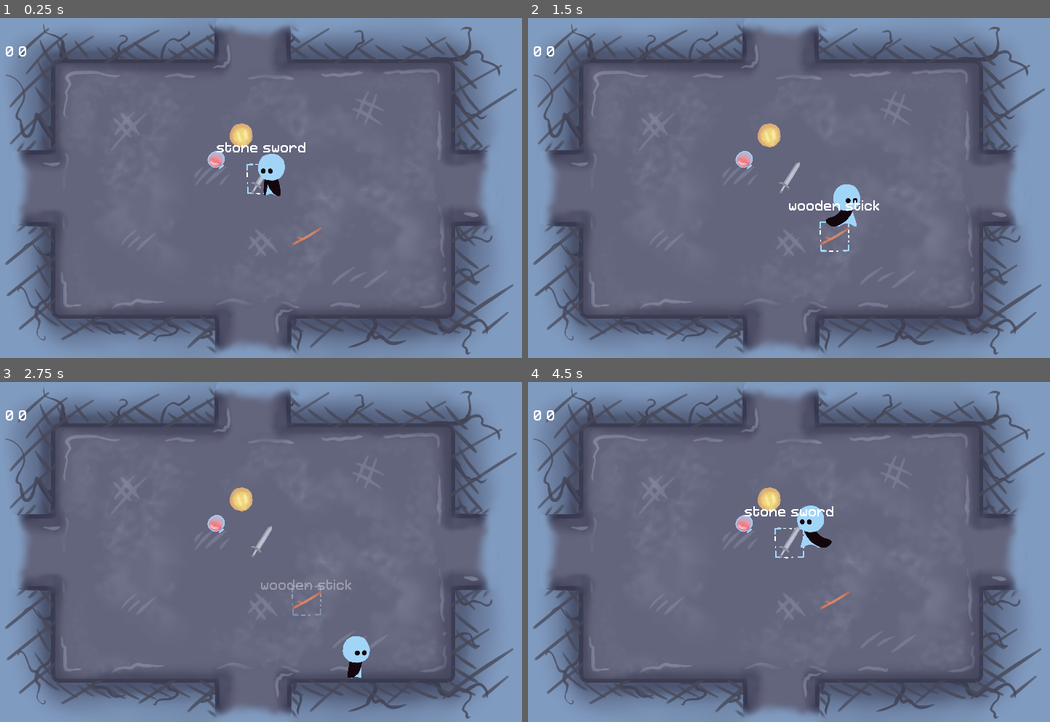
Above: before the commit, frames 1-4 (two rows, left to right).
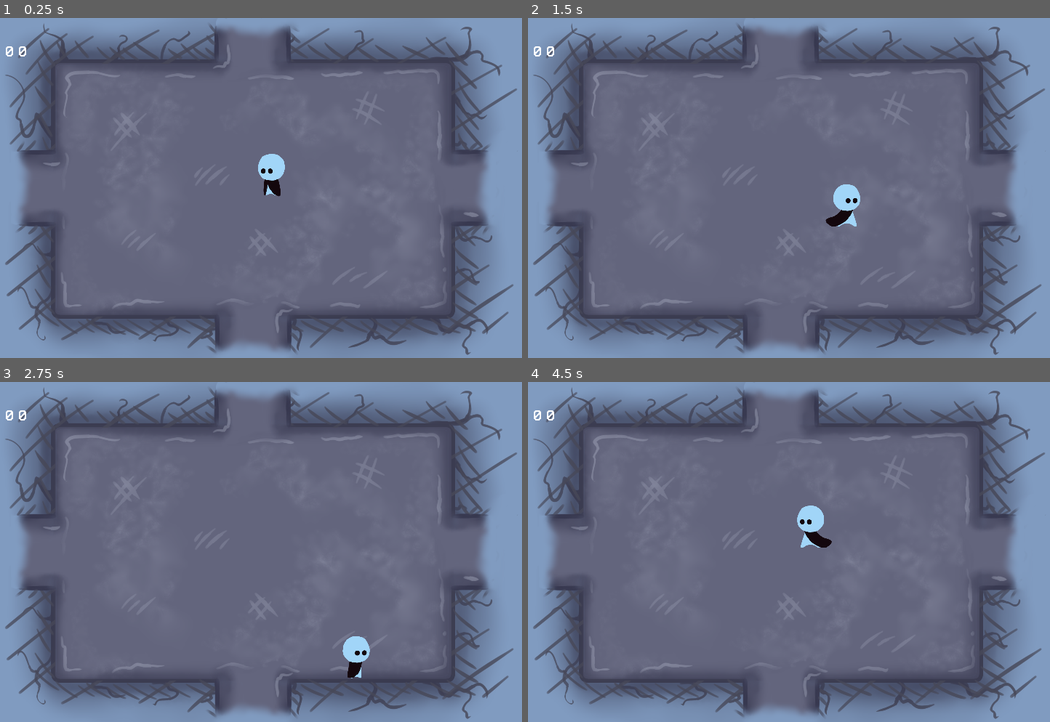
Above: after the commit, the same moments.

Repository: bucketfish/box-arena
Game: Godot game, scene res://base.tscn
Two runs of this game, one before a commit and one after it. Both use one fixed random seed, a clock stepped at 60 frames per second and the inputs below.
Inputs:
- Up to frame 1 (0.25 s): no input
- Up to frame 2 (1.5 s): hold Right (right) 0.53-1.28 s; tap X (attack) at 0.6, 1.35 s; hold Down (down) from 1.28 s (still down)
- Up to frame 3 (2.75 s): release Down (down) at 2.03 s; hold Right (right) from 2.03 s (still down); tap X (attack) at 2.1 s
- Up to frame 4 (4.5 s): release Right (right) at 2.78 s; hold Up (up) 2.78-3.53 s; tap X (attack) at 2.85, 3.6, 4.35 s; hold Left (left) from 3.53 s (still down)

The runs differ from the first frame. In frame 1, 0.7% of the frame differs, in the area x 39-62%, y 30-67%; in frame 2, 0.8%, in the area x 39-68%, y 30-69%; in frame 3, 0.8%; in frame 4, 0.8%.

Commit message:
loot generation

Diff:
--- a/base.gd
+++ b/base.gd
@@ -9,7 +9,6 @@
 onready var anim = $anim
 const room = preload("res://room/middle_room.tscn")
 
-var curcoords = Vector2()
 var curroom
 var comefrom
 
@@ -19,13 +18,13 @@
 func goto(dirfrom):
 	# update new room coordinates
 	if dirfrom == "up":
-		curcoords.y += 1
+		Persistent.coords.y += 1
 	elif dirfrom == "left":
-		curcoords.x -= 1
+		Persistent.coords.x -= 1
 	elif dirfrom == "right":
-		curcoords.x += 1
+		Persistent.coords.x += 1
 	elif dirfrom == "down":
-		curcoords.y -= 1
+		Persistent.coords.y -= 1
 
 	comefrom = dirfrom
 
@@ -51,7 +50,7 @@
 	curroom.queue_free()
 
 	# update coordinates tag
-	$CanvasLayer/coords.text = str(curcoords.x) + " " + str(curcoords.y)
+	$CanvasLayer/coords.text = str(Persistent.coords.x) + " " + str(Persistent.coords.y)
 
 	# update player position (new door)
 	player.position = get_node(dirfrom).position
--- a/data.gd
+++ b/data.gd
@@ -3,15 +3,15 @@
 
 #loot tables
 var loot = {
-	1:['wooden stick', 'healing drop', 'cookie'],
-	2:['wooden sword', 'health pot', 'choco cookie', 'clothes'],
-	3:['stone sword', 'leather padding', 'apple pie'],
-	4:['stone axe', 'health potion'],
-	5:['sharp flint', 'steak', 'iron armor'],
-	6:['battle axe', 'golden apple', 'grilled porkchop'],
-	7:['spiked mace', 'chainmail armor', 'pumpkin pie'],
-	8:['iron rapier', 'iron heart', 'nano-vest', 'cake'],
-	9:['silver katana', 'diamond hoe', 'golden carrot'],
+	'1':['wooden stick', 'healing drop', 'cookie'],
+	'2':['wooden sword', 'health pot', 'choco cookie', 'clothes'],
+	'3':['stone sword', 'leather padding', 'apple pie'],
+	'4':['stone axe', 'health potion'],
+	'5':['sharp flint', 'steak', 'iron armor'],
+	'6':['battle axe', 'golden apple', 'grilled porkchop'],
+	'7':['spiked mace', 'chainmail armor', 'pumpkin pie'],
+	'8':['iron rapier', 'iron heart', 'nano-vest', 'cake'],
+	'9':['silver katana', 'diamond hoe', 'golden carrot'],
 		}
 
 var items = {
--- /dev/null
+++ b/functions.gd
@@ -0,0 +1,25 @@
+extends Node
+
+func generate_loot(coords):#contents
+	if coords in Persistent.places:
+		return Persistent.places[coords]
+
+	var price = 0
+	if Persistent.isCoward:
+		coords.x = coords.x - 1 if coords.x != 1 else coords.x
+		coords.y = coords.y - 1 if coords.y != 1 else coords.y
+
+	if abs(coords.x) > abs(coords.y):
+		price = abs(coords.x)
+	else:
+		price = abs(coords.y)
+	var contents = []
+
+	while price > 0:
+		var randomnum = randi()%int(price)+1
+		var item = Data.loot[str(randomnum)][randi()%Data.loot[str(randomnum)].size()]
+		price -= randomnum
+		contents.append(item)
+
+	Persistent.places[Persistent.coords] = contents
+	return contents
--- a/persistent.gd
+++ b/persistent.gd
@@ -1,16 +1,34 @@
 extends Node
 
+var endgames = []
 
-# Declare member variables here. Examples:
-# var a = 2
-# var b = "text"
+var coords = Vector2()
+var chest = []
+var places = {
+			Vector2(0, 0) :[],
+			Vector2(1, 0): ['cookie'],
+			Vector2(1, 1): ['wooden stick'],
+			Vector2(0, 1): ['cookie'],
+			Vector2(0, -1): ['wooden stick'],
+			Vector2(-1, -1): ['wooden stick'],
+			Vector2(-1, 0): ['healing drop'],
+			Vector2(-1, 1):['cookie'],
+			Vector2(1, -1):['healing drop']}
 
+var beenplaces  = [Vector2()]
+var genbosses = {
+				'10 -10': {'name': 'poinkydirtie', 'alive': true},
+				'10 10': {'name': 'swooshymooshy', 'alive': true},
+				'-10 10': {'name': 'foofeefoofee', 'alive': true},
+				'-10 -10': {'name': 'puffpuffiepuff', 'alive': true}}
+var seenbosses = []
 
-# Called when the node enters the scene tree for the first time.
-func _ready():
-	pass # Replace with function body.
+var carrying = []
+var health = 5
+var energy = 5
+var damage = 0
+var total_health = 5
+var defeated = false
 
-
-# Called every frame. 'delta' is the elapsed time since the previous frame.
-#func _process(delta):
-#	pass
+var coward = 0
+var isCoward = false
--- a/project.godot
+++ b/project.godot
@@ -18,7 +18,7 @@
 
 Data="*res://data.gd"
 Persistent="*res://persistent.gd"
-Refs="*res://refs.gd"
+Functions="*res://functions.gd"
 
 [display]
 
--- a/refs.gd
+++ /dev/null
@@ -1 +0,0 @@
-extends Node
--- a/room/door.gd
+++ b/room/door.gd
@@ -8,7 +8,7 @@
 
 
 func _ready():
-	target = base.curcoords
+	target = Persistent.coords
 
 # when player enters the door area, go to the next room
 func _on_door_body_entered(body):
--- a/room/room.gd
+++ b/room/room.gd
@@ -11,12 +11,12 @@
 var roomlevel = 0
 
 func generateloot():
-	var loot = ['wooden stick', 'healing drop', 'cookie', 'wooden sword', 'health pot', 'choco cookie', 'clothes', 'stone sword', 'leather padding', 'apple pie', 'stone axe', 'health potion', 'sharp flint']
+	var loot = ['wooden stick', 'healing drop', 'cookie', 'wooden sword', 'health pot', 'choco cookie', 'clothes', 'stone sword', 'leather padding', 'apple pie', 'stone axe', 'health potion', 'sharp flint', 'steak', 'iron armor']
+
+	loot = Functions.generate_loot(Persistent.coords)
 
 	# create the loot and instance it into scene
-	for i in range(0, 4):
-		var thing = loot[randi() % loot.size()]
-
+	for thing in loot:
 		var curitem = item.instance()
 		curitem.itemname = thing
 		add_child(curitem)
@@ -26,7 +26,7 @@
 
 func _ready():
 	#check if it's a boss room
-	if abs(base.curcoords.x) in Data.fightplaces or abs(base.curcoords.y) in Data.fightplaces:
+	if abs(Persistent.coords.x) in Data.fightplaces or abs(Persistent.coords.y) in Data.fightplaces:
 		roomtype = "boss"
 
 	if roomtype == "loot":
